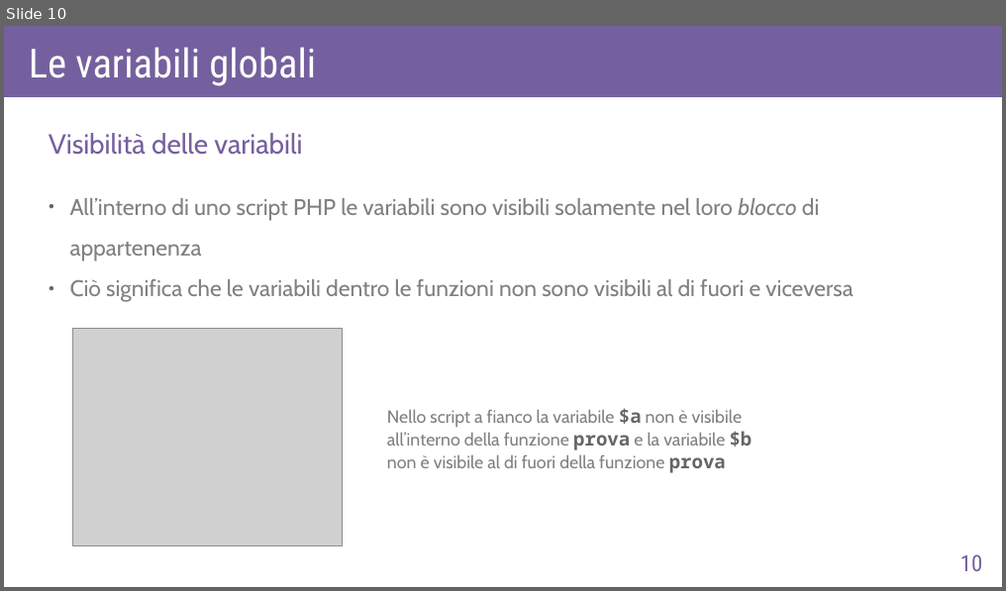
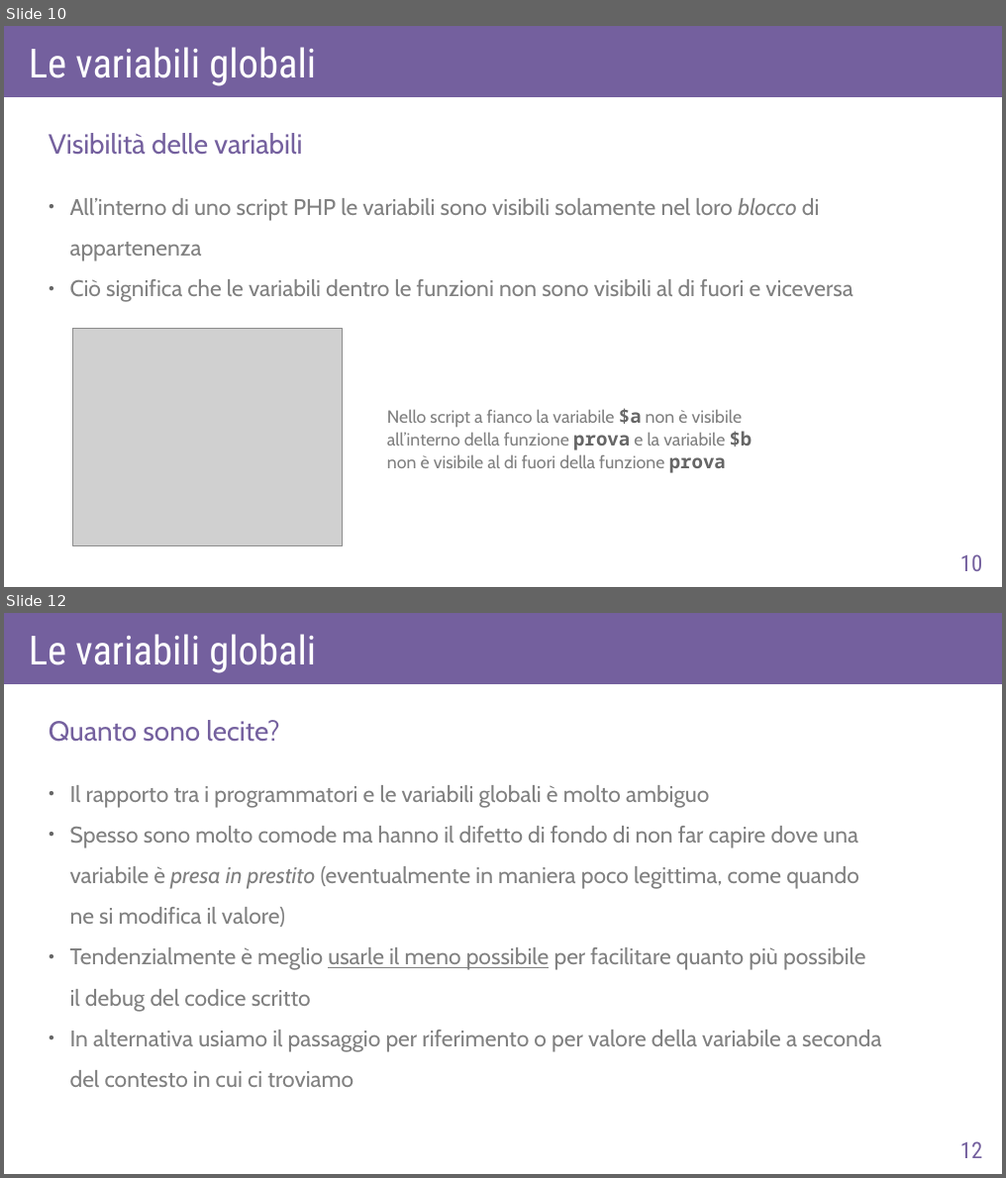
Before and after one commit to AlexF1789/corsoPHP, a slide deck: slide_odp/lez7.odp. Shown one above the other, each under a label of ours: slide 10 before the commit, slides 10 and 12 after it; the slides between them are not shown. The pictures are 1006x591 and 1006x1178 pixels, drawn with LibreOffice and Linux fonts; fonts in the diff are those of the drawing; grey boxes stand for pictures. Boxes give left, top, right and bottom in pixels: in the first picture for what was removed or moved away, otherwise in the second. Text is boxed around its words. In the diff, an @@ line names an element or a change of style, - is before the commit and + after.

```diff
--- a/slide_odp/lez7.odp
+++ b/slide_odp/lez7.odp
@@ slide 12 added at box(4, 613, 1002, 1174), background #FFFFFF @@
@@ rectangle added at box(4, 613, 1002, 684), fill #74609E @@
@@ text added at box(29, 634, 316, 673), 32 pt, text #FFFFFF @@
+Le variabili globali
@@ text added at box(49, 720, 279, 742), 22 pt, text #74609E @@
+Quanto sono lecite?
@@ text added at box(70, 785, 881, 1087), 18 pt, text #808080 @@
+● Il rapporto tra i programmatori e le variabili globali è molto ambiguo
+● Spesso sono molto comode ma hanno il difetto di fondo di non far capire dove una
+  variabile è presa in prestito (eventualmente in maniera poco legittima, come quando
+  ne si modifica il valore)
+● Tendenzialmente è meglio usarle il meno possibile per facilitare quanto più possibile
+  il debug del codice scritto
+● In alternativa usiamo il passaggio per riferimento o per valore della variabile a seconda
+  del contesto in cui ci troviamo
@@ page number added at box(960, 1142, 983, 1158), 18 pt, text #74609E @@
+12
```
Also in this commit, not shown: 1 slide changed, 2 other files.
